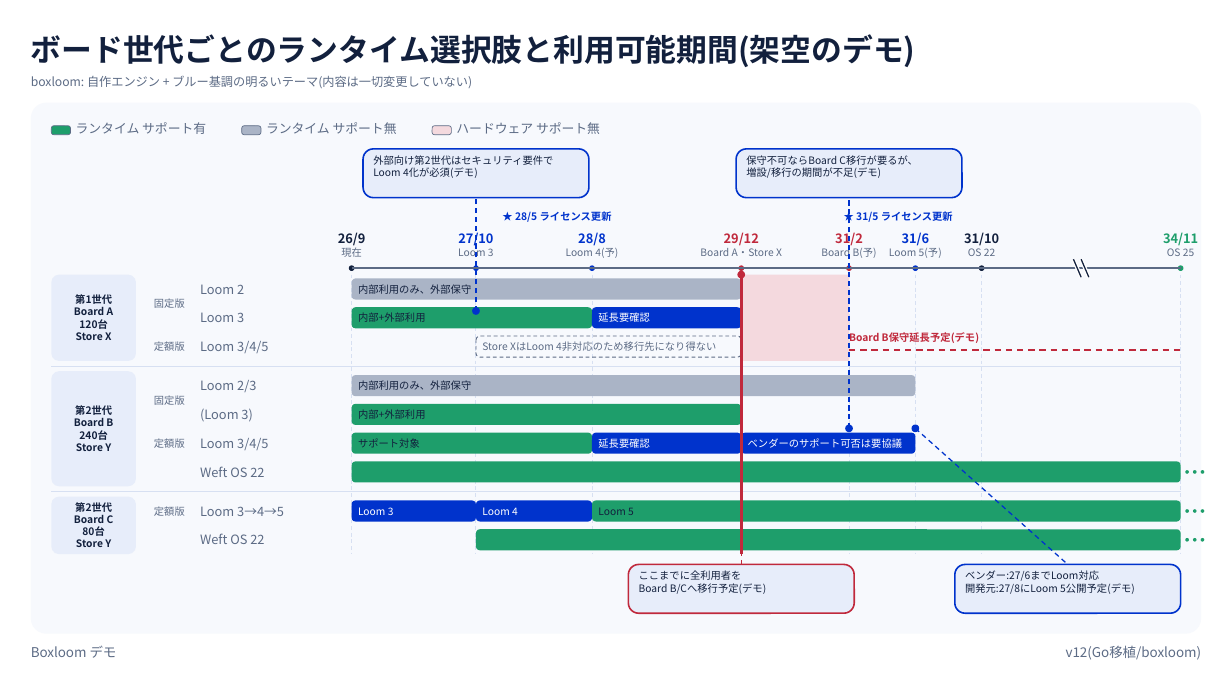
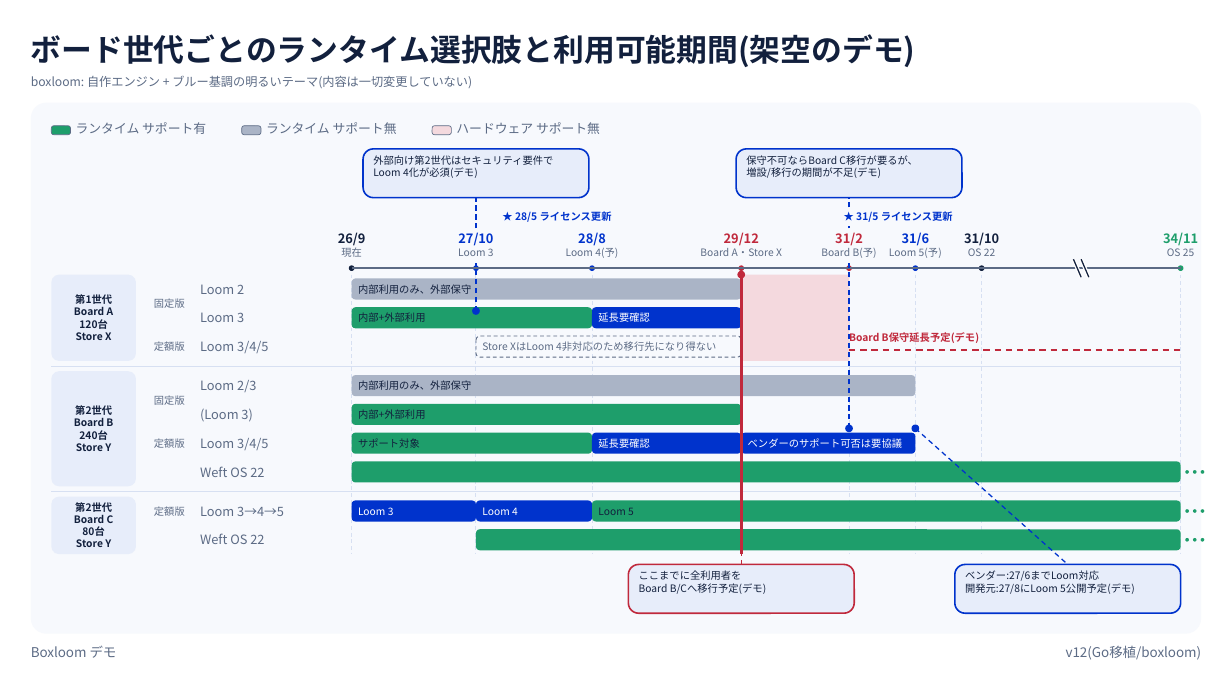
Before and after one commit to tjst-t/boxloom, a slide deck: slide 1 of boxloom/out/boxloom_light.pptx. Drawn at 1232x693 pixels with LibreOffice and Linux fonts; fonts in the diff are those of the drawing. Boxes give left, top, right and bottom in pixels: in the first picture for what was removed or moved away, otherwise in the second. Text is boxed around its words. In the diff, an @@ line names an element or a change of style, - is before the commit and + after.

Commit message:
Regenerate out/ Gantt decks after leader-line fix (#40)

```diff
--- a/boxloom/out/boxloom_light.pptx
+++ b/boxloom/out/boxloom_light.pptx
@@ line added from (476, 228) to (476, 198), #0033CC 1 pt dashed @@
@@ line moved from (476, 311) - (476, 198) to (476, 311) - (476, 262) @@
@@ line moved from (849, 429) - (849, 198) to (849, 429) - (849, 262) @@
```
Also in this commit, not shown: 4 other files.
